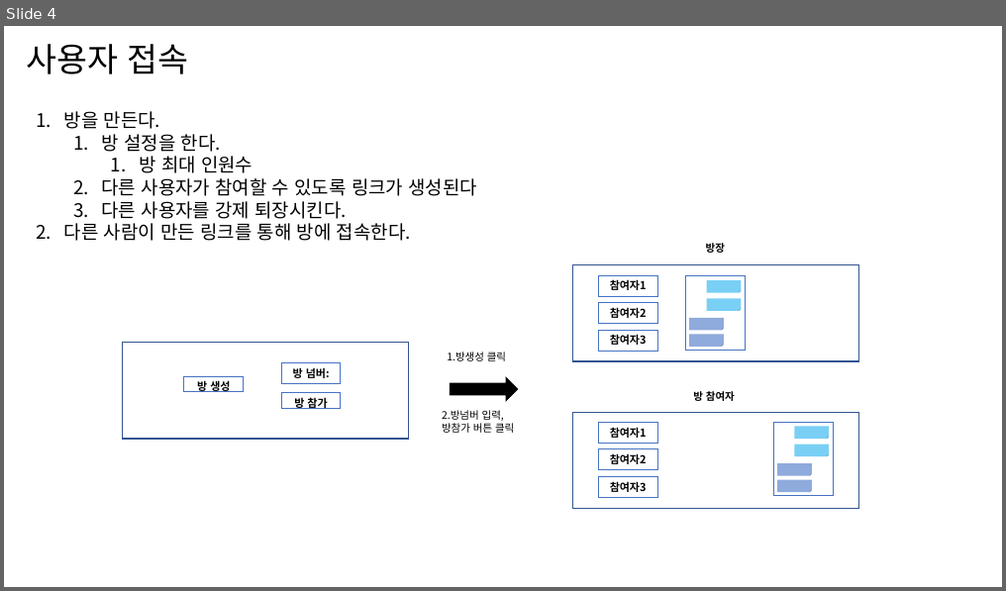
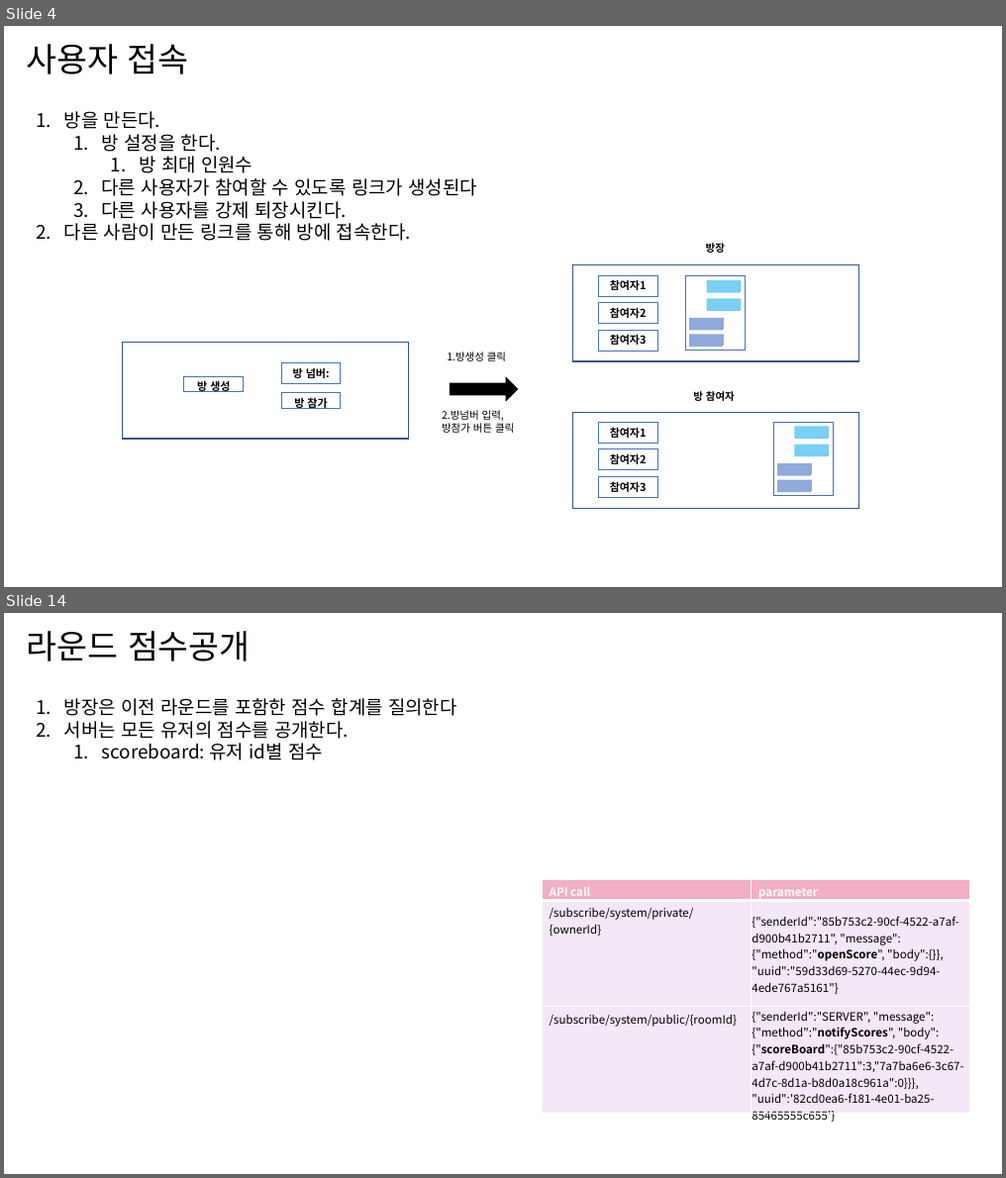
Before and after one commit to LiarGameDevelop/LiarGameServer, a slide deck: doc/document.pptx. Shown one above the other, each under a label of ours: slide 4 before the commit, slides 4 and 14 after it; the slides between them are not shown. The pictures are 1006x591 and 1006x1178 pixels, drawn with LibreOffice and Linux fonts; fonts in the diff are those of the drawing. Boxes give left, top, right and bottom in pixels: in the first picture for what was removed or moved away, otherwise in the second. Text is boxed around its words. In the diff, an @@ line names an element or a change of style, - is before the commit and + after.

```diff
--- a/doc/document.pptx
+++ b/doc/document.pptx
@@ slide 14 added at (x1=4, y1=613, x2=1002, y2=1174), background #FFFFFF @@
@@ title added at (x1=27, y1=631, x2=251, y2=662), 32 pt, text #000000 @@
+라운드 점수공개
@@ text added at (x1=64, y1=698, x2=457, y2=761), 18 pt, text #000000 @@
+1. 방장은 이전 라운드를 포함한 점수 합계를 질의한다
+2. 서버는 모든 유저의 점수를 공개한다.
+  1. scoreboard: 유저 id별 점수
@@ table added at (x1=542, y1=879, x2=970, y2=1126), 3 rows, 2 columns @@
+API call | parameter
+/subscribe/system/private/{ownerId} | {"senderId":"85b753c2-90cf-4522-a7af-d900b41b2711", "message":{"method":"openScore", "body":{}}, "uuid":"59d33d69-5270-44ec-9d94-4ede767a5161"}
+/subscribe/system/public/{roomId} | {"senderId":"SERVER", "message":{"method":"notifyScores", "body":{"scoreBoard":{"85b753c2-90cf-4522-a7af-d900b41b2711":3,"7a7ba6e6-3c67-4d7c-8d1a-b8d0a18c961a":0}}}, "uuid":'82cd0ea6-f181-4e01-ba25-85465555c655'}
```
Also in this commit, not shown: 5 slides changed, 7 other slides added, 2 slides removed, 13 other files.
